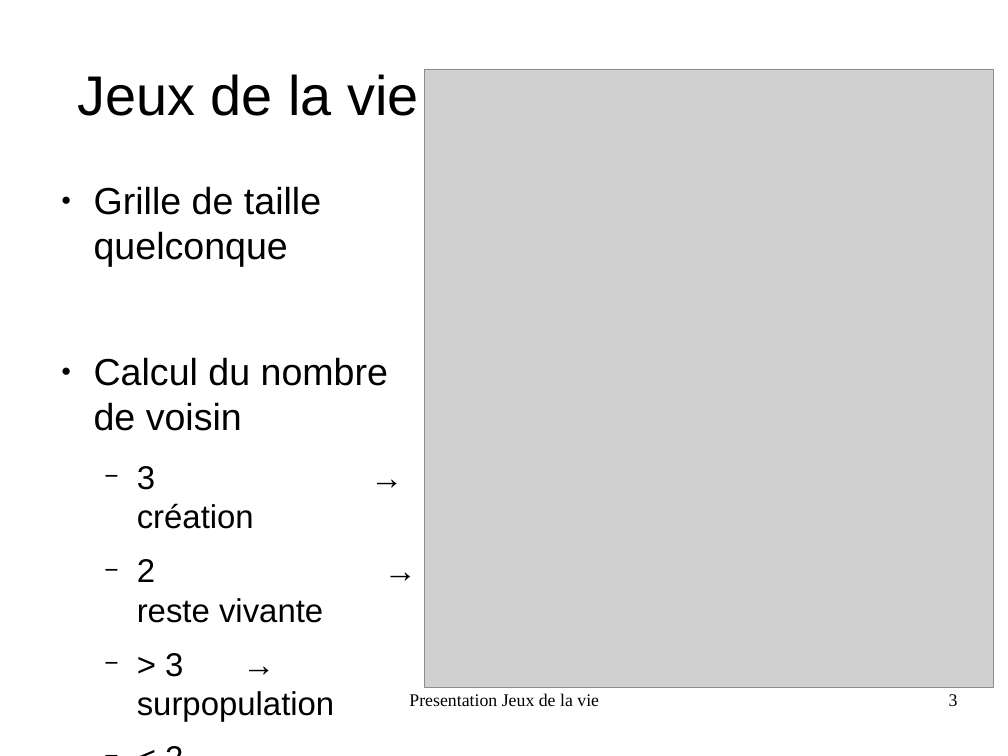
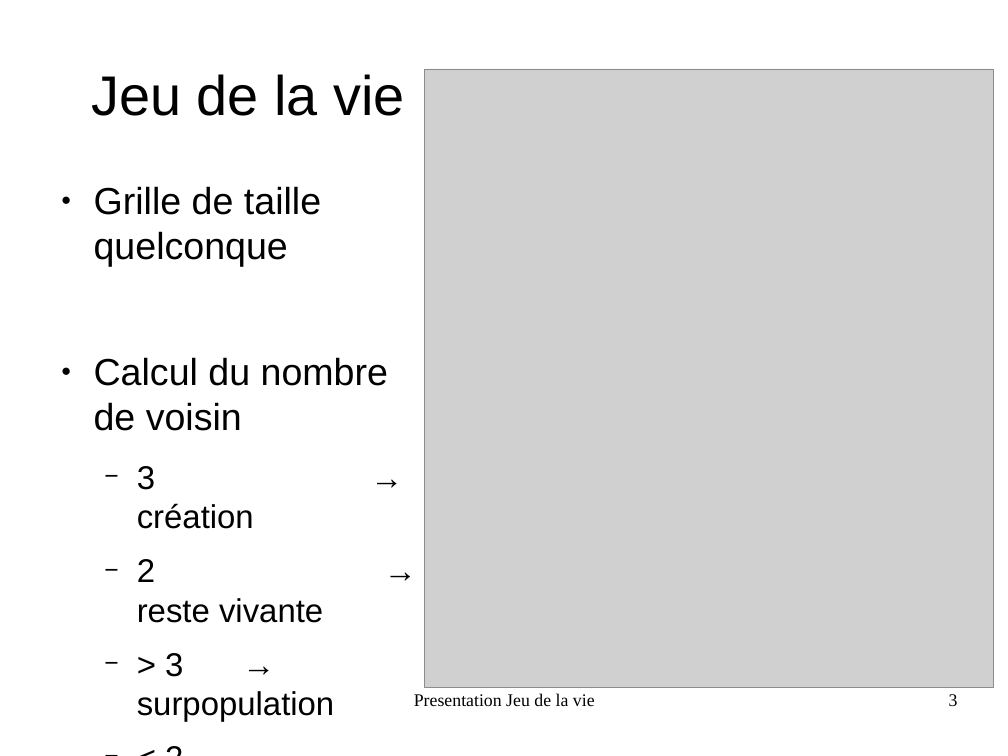
Before and after one commit to FabienInspiron/lifegame, a slide deck: slide 3 of Rapport/Presentation.odp. Drawn at 1008x756 pixels with LibreOffice and Linux fonts; fonts in the diff are those of the drawing; grey boxes stand for pictures. Boxes give left, top, right and bottom in pixels: in the first picture for what was removed or moved away, otherwise in the second. Text is boxed around its words. In the diff, an @@ line names an element or a change of style, - is before the commit and + after.

```diff
--- a/Rapport/Presentation.odp
+++ b/Rapport/Presentation.odp
@@ title at (x1=91, y1=74, x2=404, y2=116): text changed @@
-Jeux de la vie
+Jeu de la vie
@@ text at (x1=414, y1=693, x2=595, y2=706): text changed @@
-Presentation Jeux de la vie
+Presentation Jeu de la vie
```
Also in this commit, not shown: 17 other slides changed, 3 other files.
